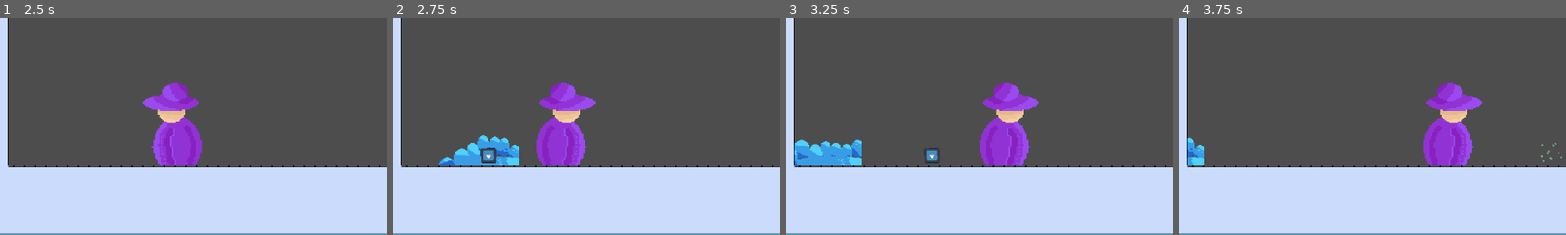
Above: before the commit, frames 1-4 (left to right).
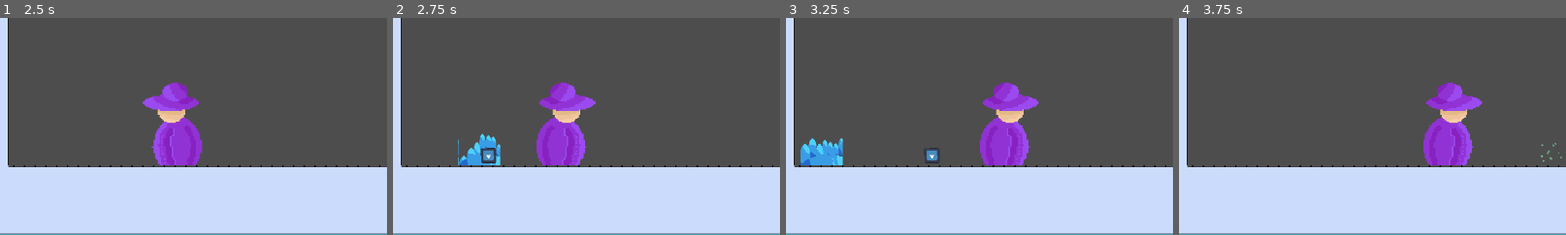
Above: after the commit, the same moments.

Repository: PjotrNik/shefjam
Game: Godot game, scene res://scenes/start_page.tscn
The game is run twice, just before and just after one commit, with the same random seed, the same clock (stepped at 60 frames per second) and the same inputs. The engine's default icon, where the game draws it, is replaced by a stand-in: a white triangle on a blue panel in a dark square.
Inputs:
- Up to frame 1 (2.5 s): click "Start" at 0.5 s; hold D (move_right) from 1.28 s (still down); tap Space (dash) at 1.35 s; tap W (jump) at 1.52, 2.27 s; tap S (melee_attack) at 2.1 s
- Up to frame 2 (2.75 s): keep holding D (move_right)
- Up to frame 3 (3.25 s): release D (move_right) at 2.78 s; hold A (move_left) from 2.78 s (still down); tap Shift (ranged_attack) at 2.85 s
- Up to frame 4 (3.75 s): release A (move_left) at 3.53 s; hold D (move_right) from 3.53 s (still down); tap Space (dash) at 3.6 s
The pictures show only the part of the screen within x 7-57%, y 50-100%; the shares and areas given below are measured in that part.

Frame 1 is identical in both runs. In frame 2, 1.2% of the frame differs, in the area x 11-33%, y 53-68%; in frame 3, 1.3%, in the area x 2-20%, y 55-68%; in frame 4, 0.5%.

Commit message:
shockwave is more compact

Diff:
--- a/scenes/shockwave.tscn
+++ b/scenes/shockwave.tscn
@@ -4,7 +4,7 @@
 [ext_resource type="Texture2D" uid="uid://dchi4wk84aep2" path="res://Sprites/shockwave-Sheet.png" id="2_238uk"]
 
 [sub_resource type="RectangleShape2D" id="RectangleShape2D_at7mu"]
-size = Vector2(123, 63)
+size = Vector2(61, 49)
 
 [sub_resource type="AtlasTexture" id="AtlasTexture_uo8p8"]
 atlas = ExtResource("2_238uk")
@@ -77,15 +77,15 @@
 ttl = 100.0
 
 [node name="CollisionShape2D" type="CollisionShape2D" parent="."]
-position = Vector2(-0.5, -1.5)
+position = Vector2(2.5, 5.5)
 shape = SubResource("RectangleShape2D_at7mu")
 
 [node name="AnimatedSprite2D" type="AnimatedSprite2D" parent="."]
-position = Vector2(-1, -0.5)
-scale = Vector2(1.9375, 0.96875)
+position = Vector2(2, -2)
+scale = Vector2(0.984375, 0.96875)
 sprite_frames = SubResource("SpriteFrames_32lff")
 autoplay = "default"
-frame_progress = 0.334509
+frame_progress = 0.0146416
 
 [node name="Timer" type="Timer" parent="."]
 
